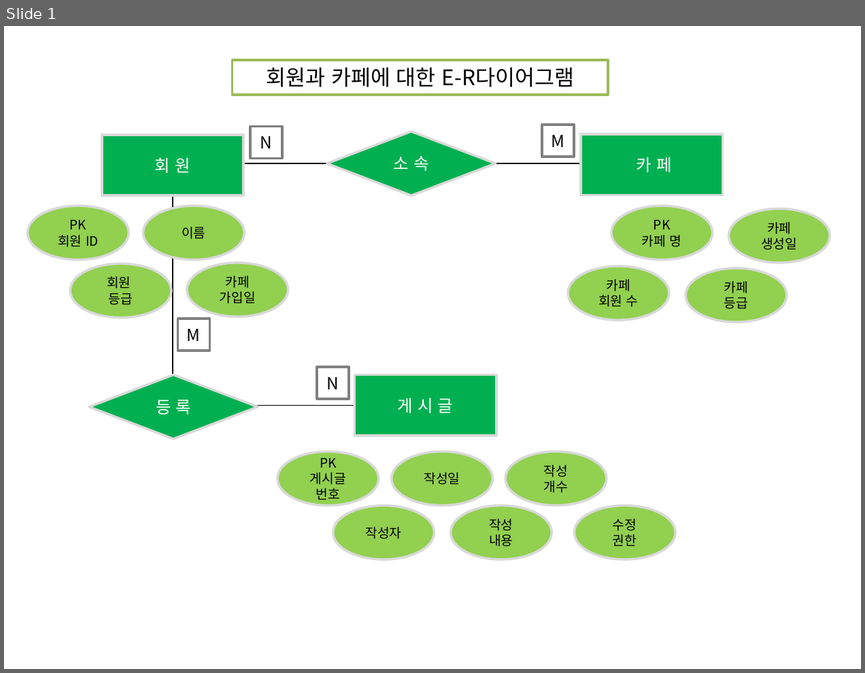
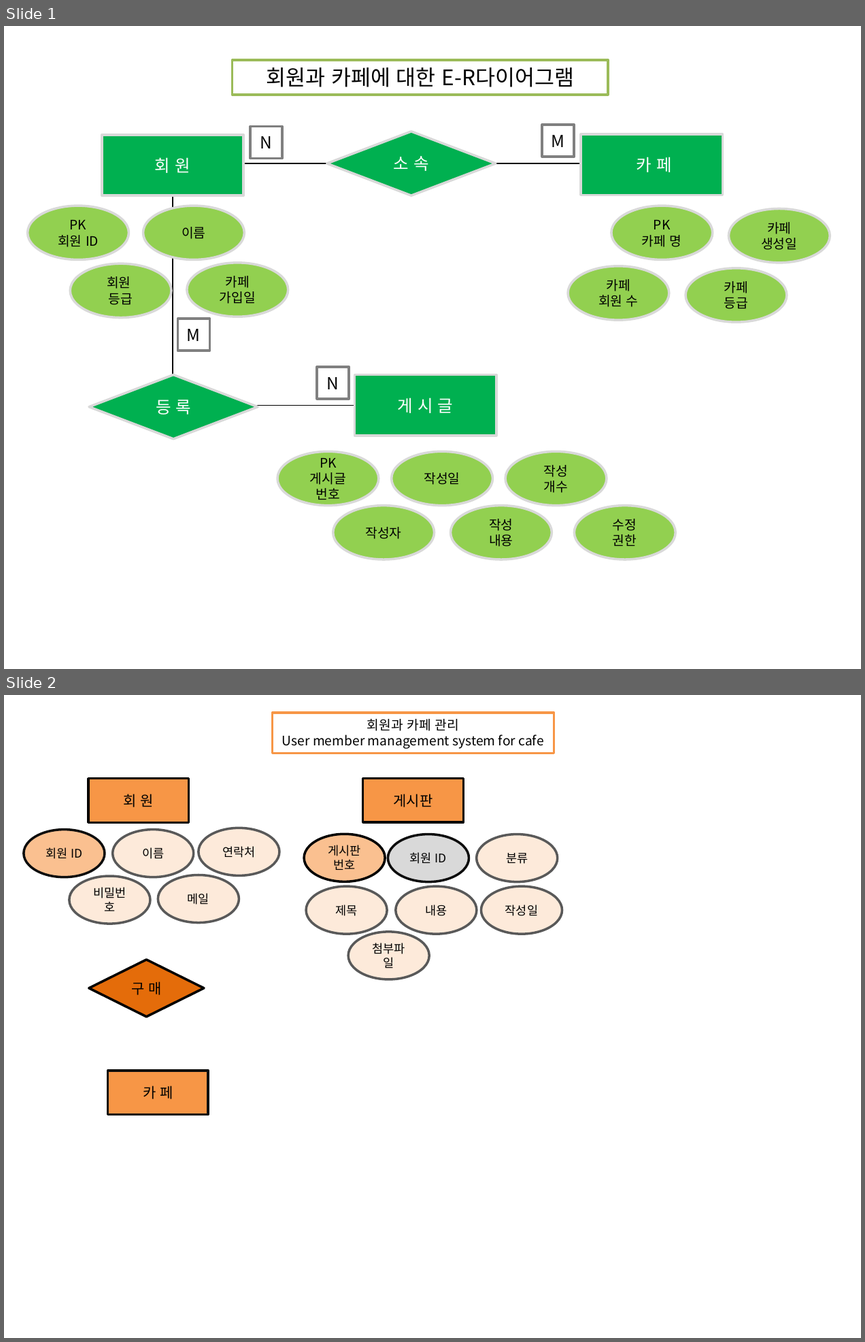
Before and after one commit to espalda/DB-mysql, a slide deck: schema web/web pr.pptx. Shown one above the other, each under a label of ours: slide 1 before the commit, slides 1 and 2 after it. The pictures are 865x673 and 865x1342 pixels, drawn with LibreOffice and Linux fonts; fonts in the diff are those of the drawing. Boxes give left, top, right and bottom in pixels: in the first picture for what was removed or moved away, otherwise in the second. Text is boxed around its words. In the diff, an @@ line names an element or a change of style, - is before the commit and + after.

```diff
--- a/schema web/web pr.pptx
+++ b/schema web/web pr.pptx
@@ slide 2 added at [4, 695, 861, 1338], background #FFFFFF @@
@@ rectangle added at [272, 713, 554, 753], fill #FFFFFF, outline #F79646 2 pt, 11 pt, text #000000 @@
+회원과 카페 관리
+User member management system for cafe
@@ rectangle added at [88, 778, 188, 821], fill #F79646, outline #000000 2 pt, 12 pt, text #000000 @@
+회 원
@@ rectangle added at [363, 778, 463, 821], fill #F79646, outline #000000 2 pt, 12 pt, text #000000 @@
+게시판
@@ ellipse added at [24, 830, 104, 877], fill #FAC090, outline #0D0D0D 2 pt, 10 pt, text #000000 @@
+회원 ID
@@ ellipse added at [113, 830, 193, 877], fill #FDEADA, outline #595959 2 pt, 10 pt, text #000000 @@
+이름
@@ ellipse added at [198, 828, 279, 876], fill #FDEADA, outline #595959 2 pt, 10 pt, text #000000 @@
+연락처
@@ ellipse added at [304, 834, 384, 882], fill #FAC090, outline #000000 2 pt, 10 pt, text #000000 @@
+게시판번호
@@ ellipse added at [388, 834, 468, 882], fill #D9D9D9, outline #0D0D0D 2 pt, 10 pt, text #000000 @@
+회원 ID
@@ ellipse added at [476, 834, 557, 882], fill #FDEADA, outline #595959 2 pt, 10 pt, text #000000 @@
+분류
@@ ellipse added at [69, 876, 150, 923], fill #FDEADA, outline #595959 2 pt, 10 pt, text #000000 @@
+비밀번호
@@ ellipse added at [158, 875, 239, 923], fill #FDEADA, outline #595959 2 pt, 10 pt, text #000000 @@
+메일
@@ ellipse added at [306, 886, 386, 934], fill #FDEADA, outline #595959 2 pt, 10 pt, text #000000 @@
+제목
@@ ellipse added at [396, 886, 476, 934], fill #FDEADA, outline #595959 2 pt, 10 pt, text #000000 @@
+내용
@@ ellipse added at [481, 886, 562, 934], fill #FDEADA, outline #595959 2 pt, 10 pt, text #000000 @@
+작성일
@@ ellipse added at [349, 932, 429, 979], fill #FDEADA, outline #595959 2 pt, 10 pt, text #000000 @@
+첨부파일
@@ diamond added at [89, 960, 204, 1017], fill #E46C0A, outline #000000 2 pt, 12 pt, text #000000 @@
+구 매
@@ rectangle added at [107, 1070, 208, 1114], fill #F79646, outline #0D0D0D 2 pt, 12 pt, text #000000 @@
+카 페
```
Also in this commit, not shown: 17 other files.
